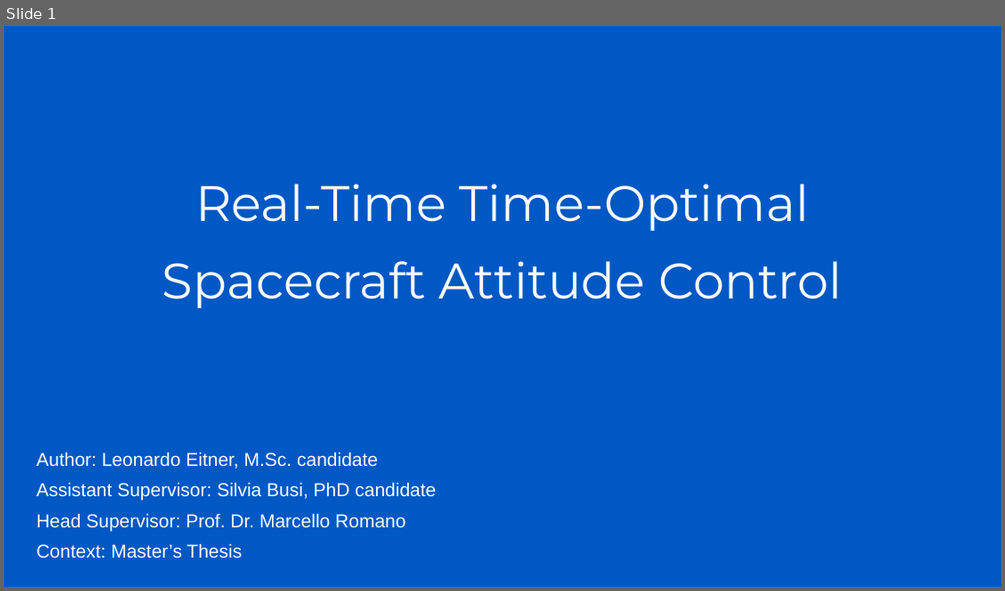
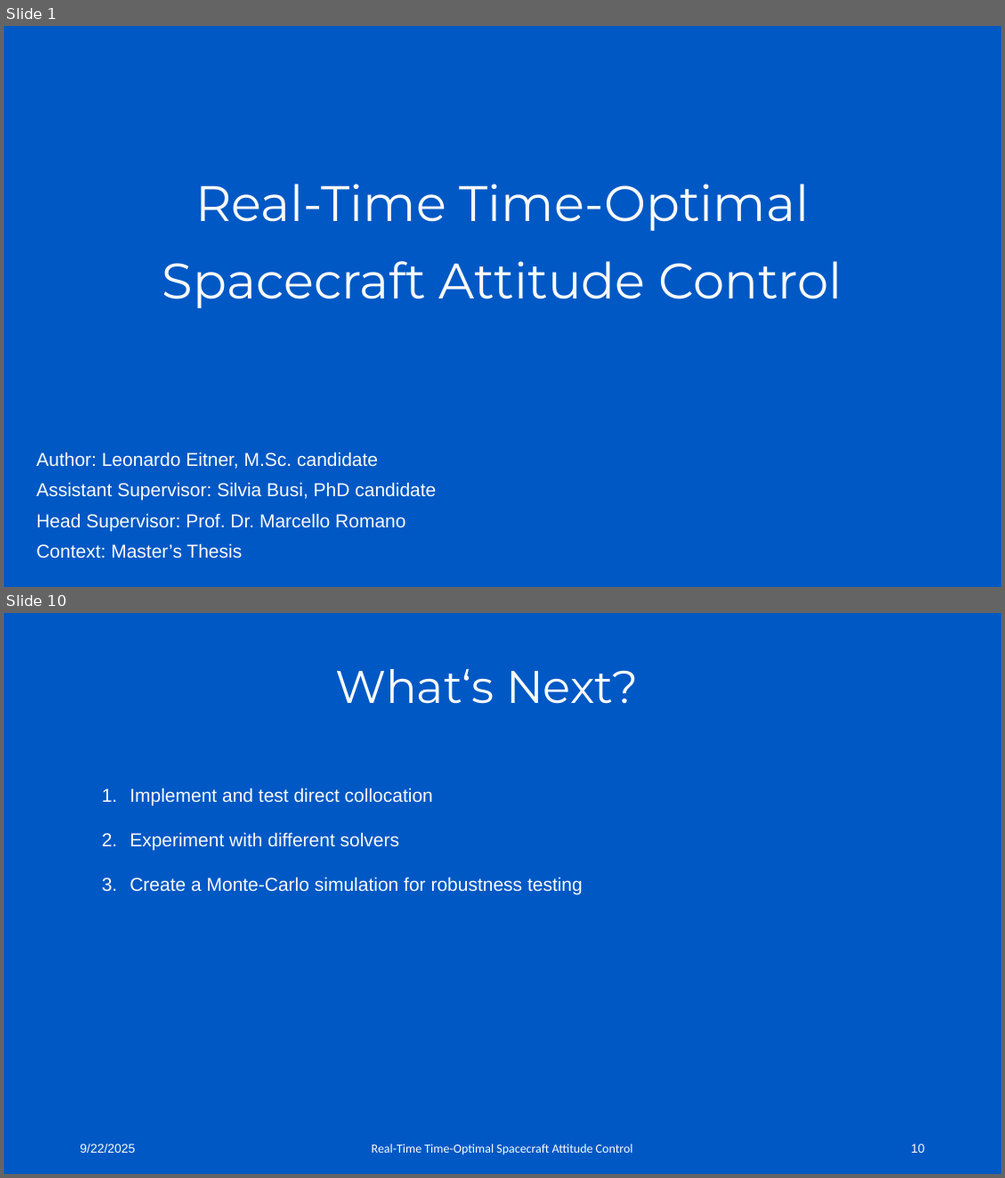
Before and after one commit to Leo8ner/TimeOptimalAttitudeControl, a slide deck: Presentations/Mid-Term Presentation.pptx. Shown one above the other, each under a label of ours: slide 1 before the commit, slides 1 and 10 after it; the slides between them are not shown. The pictures are 1005x591 and 1005x1178 pixels, drawn with LibreOffice and Linux fonts; fonts in the diff are those of the drawing; background and template pictures are left out. Boxes give left, top, right and bottom in pixels: in the first picture for what was removed or moved away, otherwise in the second. Text is boxed around its words. In the diff, an @@ line names an element or a change of style, - is before the commit and + after.

```diff
--- a/Presentations/Mid-Term Presentation.pptx
+++ b/Presentations/Mid-Term Presentation.pptx
@@ slide 10 added at <box>4,613,1001,1174</box>, background #0058C5 @@
@@ title added at <box>335,669,638,704</box>, 44 pt, text #FAFAFA @@
+What‘s Next?
@@ text added at <box>129,787,582,895</box>, 18 pt, text #FAFAFA @@
+  1. Implement and test direct collocation
+  2. Experiment with different solvers
+  3. Create a Monte-Carlo simulation for robustness testing
@@ text added at <box>80,1143,135,1152</box>, 12 pt, text #FBFBFB @@
+9/22/2025
@@ text added at <box>372,1143,633,1155</box>, 12 pt, text #FBFBFB @@
+Real-Time Time-Optimal Spacecraft Attitude Control
@@ page number added at <box>911,1143,925,1152</box>, 12 pt, text #FBFBFB @@
+10
```
Also in this commit, not shown: 5 slides changed, 3 other slides added.
